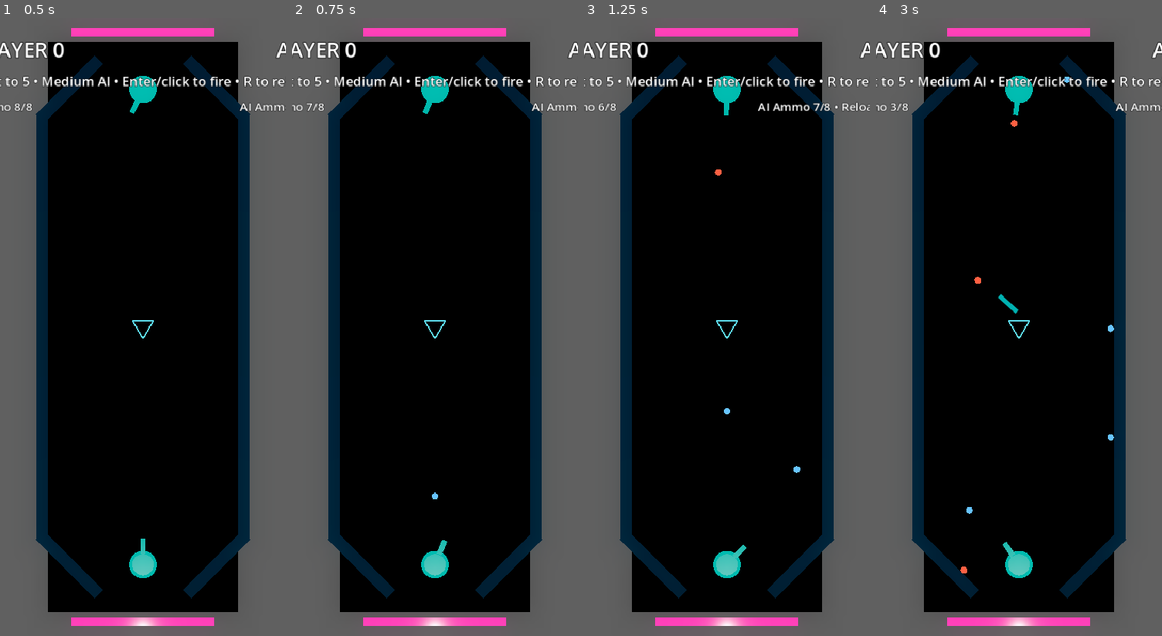
Above: before the commit, frames 1-4 (left to right).
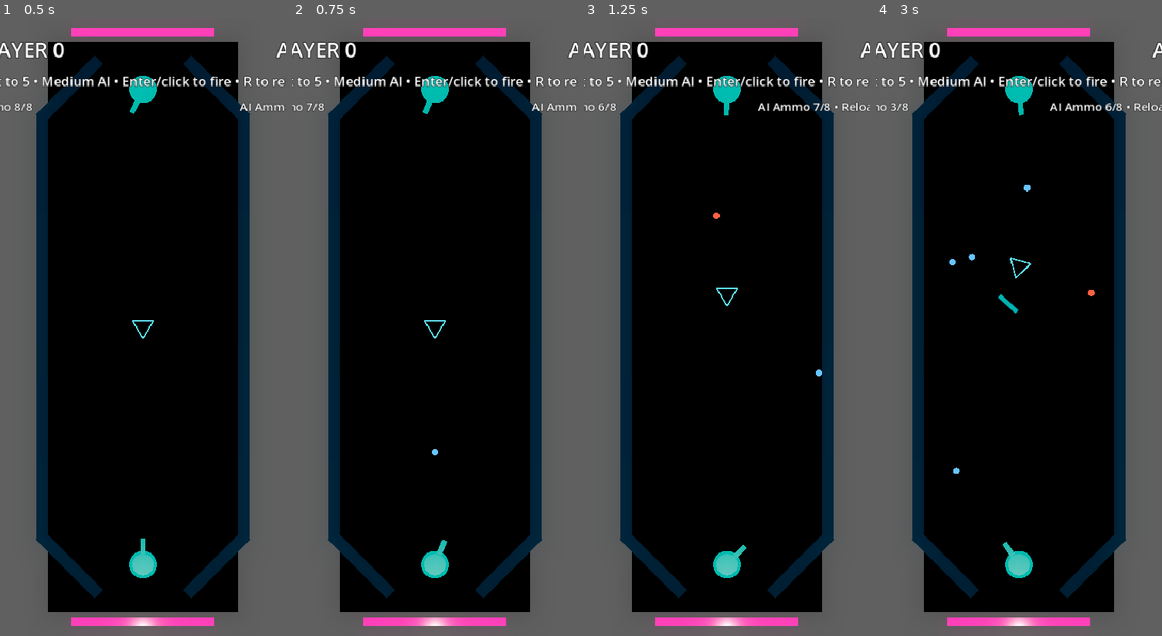
Above: after the commit, the same moments.

Repository: mchambers-mojang/sweet-vinegar-games
Game: Godot game, scene res://carom/scenes/carom_arena.tscn
Same seed, same stepped clock (60 frames per second), same inputs: the game is played once before the commit and once after it. This scene is started directly instead of the project's main scene.
Inputs (mouse positions are in pixels of both pictures, inside the frame that each line leads up to):
- Up to frame 1 (0.5 s): no input
- Up to frame 2 (0.75 s): tap Enter (ui_accept) at 0.5 s; move the mouse to (420, 450) at 0.52 s; hold Right (ui_right) from 0.53 s (still down); hold Shift from 0.53 s (still down); click (420, 450) at 0.67 s
- Up to frame 3 (1.25 s): keep holding Right (ui_right); keep holding Shift; tap Enter (ui_accept) at 0.77 s
- Up to frame 4 (3 s): release Right (ui_right) at 1.25 s; release Shift at 1.25 s; tap Enter (ui_accept) at 1.25, 2, 2.75 s; drag from (1104, 419) to (1004, 450) at 1.27 s; move the mouse to (933, 234) at 2.02 s; hold Left (ui_left) 2.03-2.75 s; tap Ctrl at 2.1 s; drag from (1033, 327) to (933, 234) at 2.77 s

Frame 1 is identical in both runs. In frame 2, less than 0.1% of the frame differs, in the area x 48-52%, y 69-78%; in frame 3, 0.2%; in frame 4, 0.7%, in the area x 25-100%, y 9-90%.

Commit message:
Fix projectile physics: convert to RigidBody3D for natural collisions
Projectiles were CharacterBody3D which doesn't participate in physics
resolution with RigidBody3D. Converted to RigidBody3D so momentum
transfers naturally to the puck on impact.

Changes:
- Projectile is now RigidBody3D with bounce=1.0, zero gravity/damping
- Maintains constant speed via _physics_process velocity normalization
- Destroys on puck contact (after physics impulse transfers naturally)
- Projectile-projectile collisions enabled (deflect each other)
- Set up proper collision layers:
  Floor=1, Walls=2, Puck=4, Projectiles=8
  Puck masks: floor+walls+projectiles
  Projectiles mask: walls+puck+projectiles

Co-authored-by: Copilot <223556219+Copilot@users.noreply.github.com>

Diff:
--- a/carom/scenes/carom_arena.tscn
+++ b/carom/scenes/carom_arena.tscn
@@ -86,6 +86,8 @@
 ; --- Floor ---
 [node name="Floor" type="StaticBody3D" parent="."]
 position = Vector3(0, -0.2, 12)
+collision_layer = 1
+collision_mask = 0
 
 [node name="CollisionShape3D" type="CollisionShape3D" parent="Floor"]
 shape = SubResource("1")
@@ -97,6 +99,8 @@
 ; --- Side walls (long edges) ---
 [node name="LeftWall" type="StaticBody3D" parent="."]
 position = Vector3(-4.25, 0.75, 12)
+collision_layer = 2
+collision_mask = 0
 
 [node name="CollisionShape3D" type="CollisionShape3D" parent="LeftWall"]
 shape = SubResource("3")
@@ -107,6 +111,8 @@
 
 [node name="RightWall" type="StaticBody3D" parent="."]
 position = Vector3(4.25, 0.75, 12)
+collision_layer = 2
+collision_mask = 0
 
 [node name="CollisionShape3D" type="CollisionShape3D" parent="RightWall"]
 shape = SubResource("3")
@@ -119,6 +125,8 @@
 [node name="SouthWestCorner" type="StaticBody3D" parent="."]
 position = Vector3(-3.1, 0.75, 2.0)
 rotation_degrees = Vector3(0, 45, 0)
+collision_layer = 2
+collision_mask = 0
 
 [node name="CollisionShape3D" type="CollisionShape3D" parent="SouthWestCorner"]
 shape = SubResource("5")
@@ -130,6 +138,8 @@
 [node name="SouthEastCorner" type="StaticBody3D" parent="."]
 position = Vector3(3.1, 0.75, 2.0)
 rotation_degrees = Vector3(0, -45, 0)
+collision_layer = 2
+collision_mask = 0
 
 [node name="CollisionShape3D" type="CollisionShape3D" parent="SouthEastCorner"]
 shape = SubResource("5")
@@ -141,6 +151,8 @@
 [node name="NorthWestCorner" type="StaticBody3D" parent="."]
 position = Vector3(-3.1, 0.75, 22.0)
 rotation_degrees = Vector3(0, -45, 0)
+collision_layer = 2
+collision_mask = 0
 
 [node name="CollisionShape3D" type="CollisionShape3D" parent="NorthWestCorner"]
 shape = SubResource("5")
@@ -152,6 +164,8 @@
 [node name="NorthEastCorner" type="StaticBody3D" parent="."]
 position = Vector3(3.1, 0.75, 22.0)
 rotation_degrees = Vector3(0, 45, 0)
+collision_layer = 2
+collision_mask = 0
 
 [node name="CollisionShape3D" type="CollisionShape3D" parent="NorthEastCorner"]
 shape = SubResource("5")
--- a/carom/scenes/carom_projectile.tscn
+++ b/carom/scenes/carom_projectile.tscn
@@ -16,10 +16,20 @@
 emission_energy_multiplier = 1.0
 roughness = 0.05
 
-[node name="CaromProjectile" type="CharacterBody3D"]
+[sub_resource type="PhysicsMaterial" id="4"]
+friction = 0.0
+bounce = 1.0
+
+[node name="CaromProjectile" type="RigidBody3D"]
+collision_layer = 8
+collision_mask = 14
+mass = 0.3
+physics_material_override = SubResource("4")
+gravity_scale = 0.0
+linear_damp = 0.0
+angular_damp = 0.0
+continuous_cd = true
 script = ExtResource("1")
-wall_min_slide_angle = 0.0
-push_rigid_bodies = true
 
 [node name="CollisionShape3D" type="CollisionShape3D" parent="."]
 shape = SubResource("1")
--- a/carom/scenes/carom_puck.tscn
+++ b/carom/scenes/carom_puck.tscn
@@ -27,6 +27,8 @@
 
 [node name="CaromPuck" type="RigidBody3D"]
 script = ExtResource("1")
+collision_layer = 4
+collision_mask = 11
 mass = 1.4
 physics_material_override = SubResource("5")
 linear_damp = 0.35
--- a/carom/scripts/carom_projectile.gd
+++ b/carom/scripts/carom_projectile.gd
@@ -1,7 +1,7 @@
 class_name CaromProjectile
-extends CharacterBody3D
+extends RigidBody3D
 
-## Straight-line projectile that bounces off walls and pushes the puck.
+## Straight-line projectile that bounces off walls and pushes the puck via natural physics.
 ## Only leaves play when entering a goal area.
 
 @export var speed: float = 18.0
@@ -11,7 +11,13 @@
 
 
 func _ready() -> void:
-	motion_mode = CharacterBody3D.MOTION_MODE_FLOATING
+	# Lock to ground plane
+	axis_lock_linear_y = true
+	axis_lock_angular_x = true
+	axis_lock_angular_z = true
+	contact_monitor = true
+	max_contacts_reported = 4
+	body_entered.connect(_on_body_entered)
 
 
 func setup(new_direction: Vector3, new_speed: float, new_owner_side: StringName, color: Color = Color(0.16, 0.95, 1.0)) -> void:
@@ -19,6 +25,7 @@
 	if new_speed > 0.0:
 		speed = new_speed
 	owner_side = new_owner_side
+	linear_velocity = direction * speed
 	if direction.length_squared() > 0.0:
 		look_at(global_position + direction, Vector3.UP)
 	# Apply team color to mesh
@@ -32,20 +39,20 @@
 		mesh_instance.material_override = mat
 
 
-func _physics_process(delta: float) -> void:
-	velocity = direction * speed
-	move_and_slide()
+func _physics_process(_delta: float) -> void:
+	# Keep projectile moving at constant speed (counteract energy loss from bounces)
+	var current_speed := linear_velocity.length()
+	if current_speed > 0.1:
+		linear_velocity = linear_velocity.normalized() * speed
+	# Keep on ground plane
+	global_position.y = 0.0
+	linear_velocity.y = 0.0
 
-	# Check for collisions and bounce
-	for i in range(get_slide_collision_count()):
-		var collision: KinematicCollision3D = get_slide_collision(i)
-		var normal: Vector3 = collision.get_normal()
-		direction = direction.bounce(normal)
-		direction.y = 0.0
-		direction = direction.normalized()
 
-	# Keep on ground
-	global_position.y = 0.0
+func _on_body_entered(body: Node) -> void:
+	if body is CaromPuck:
+		# Destroy projectile after hitting the puck — physics impulse already transferred
+		queue_free()
 
 
 ## Called by goal Area3D when this projectile enters — removes from play.
Not shown: 1 places in carom/scenes/carom_projectile.tscn that only renumber resources
